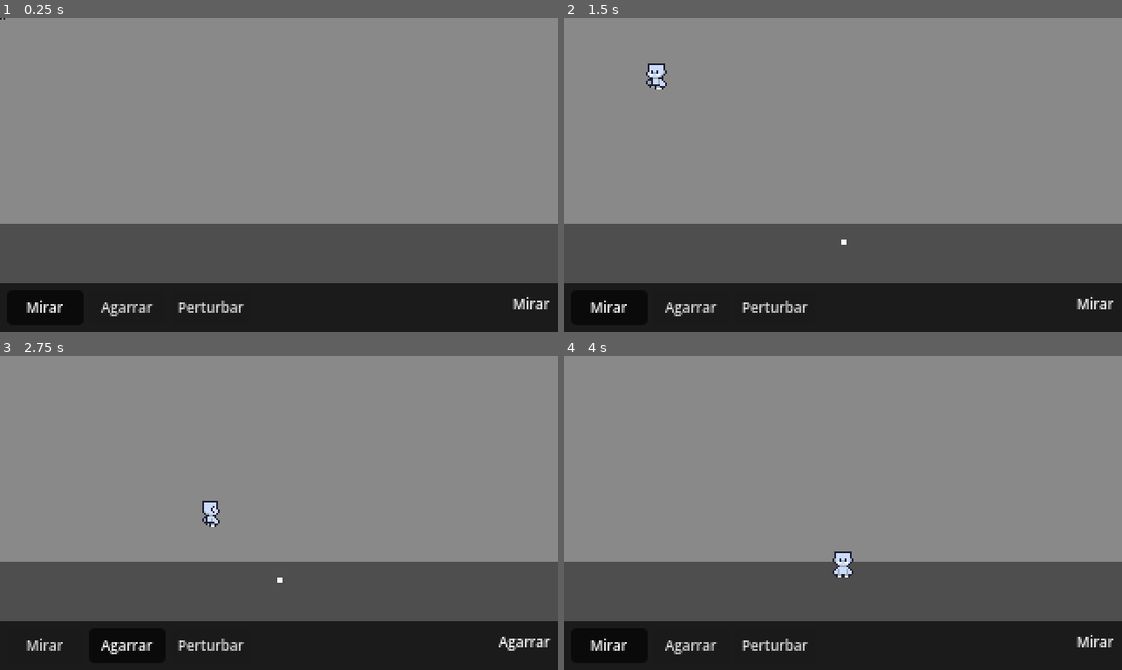
Above: before the commit, frames 1-4 (two rows, left to right).
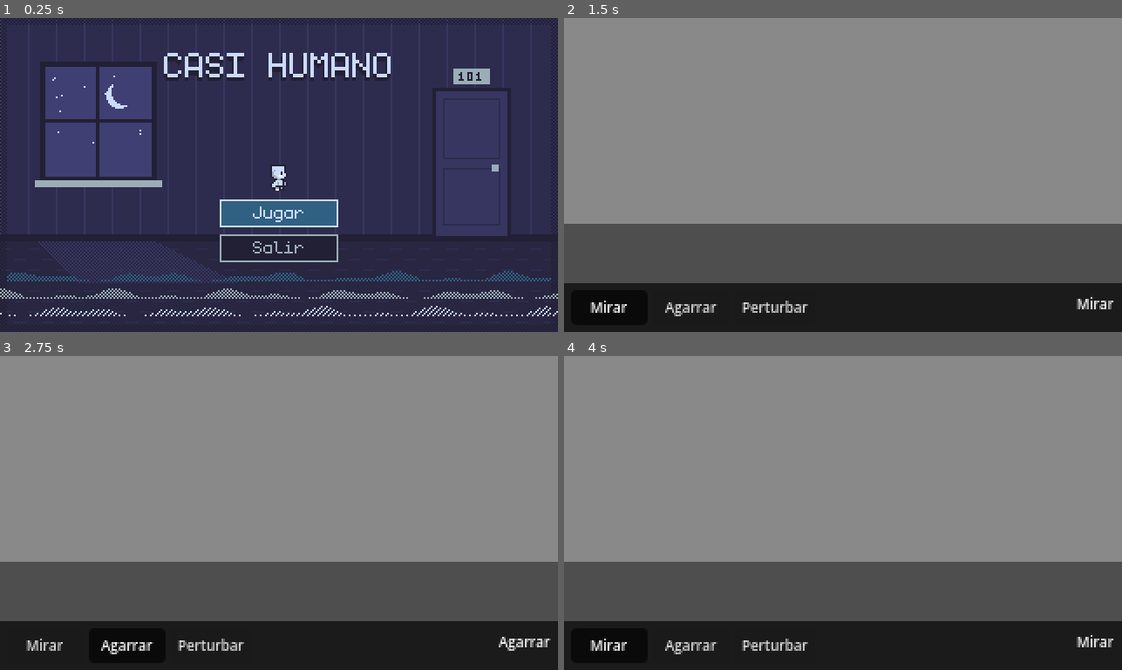
Above: after the commit, the same moments.

Repository: nicolemec/nuna
Game: Godot game, scene res://escenas/menu/menu_inicio.tscn
Two runs of this game, one before a commit and one after it. Both use one fixed random seed, a clock stepped at 60 frames per second and the inputs below. Before the commit the project starts from res://escenas/habitaciones/habitacion_101.tscn.
Inputs (mouse positions are in pixels of both pictures, inside the frame that each line leads up to):
- Up to frame 1 (0.25 s): no input
- Up to frame 2 (1.5 s): click (843, 212) at 0.5 s, where only the run after the commit has a clickable "Jugar"; click "Mirar" at 1.25 s
- Up to frame 3 (2.75 s): click "Agarrar" at 2 s
- Up to frame 4 (4 s): click "Perturbar" at 2.75 s; click "Mirar" at 3.5 s

The runs differ from the first frame. In frame 1, 98% of the frame differs, in the area x 0-100%, y 0-100%; in frame 2, 0.3%; in frame 3, 0.2%; in frame 4, 0.3%.

Commit message:
Agrego pantalla de inicio con fondo y fuente pixel

Diff:
--- /dev/null
+++ b/nuna/escenas/menu/menu_inicio.gd
@@ -0,0 +1,118 @@
+extends Control
+## Pantalla de inicio. Todo se arma por código, igual que la UI.
+## Fondo: arte/menu/fondo_menu.png (320x180). Se puede redibujar en Aseprite
+## con el mismo nombre y tamaño, y se actualiza solo.
+
+const ESCENA_JUEGO := "res://escenas/habitaciones/habitacion_101.tscn"
+const ESCENA_NUNA := "res://escenas/personajes/nuna.tscn"
+const RUTA_FONDO := "res://arte/menu/fondo_menu.png"
+const RUTA_FUENTE := "res://arte/fuentes/monogram-extended.ttf"
+const TITULO := "CASI HUMANO"
+
+# Colores tomados de la paleta de Nuna
+const COLOR_OSCURO := Color8(34, 32, 52)
+const COLOR_AZUL := Color8(48, 96, 130)
+const COLOR_GRIS := Color8(155, 173, 183)
+const COLOR_CLARO := Color8(203, 219, 252)
+
+# Monogram se ve nítida en múltiplos de 16
+const TAM_TITULO := 32
+const TAM_BOTON := 16
+
+
+func _ready() -> void:
+	set_anchors_preset(Control.PRESET_FULL_RECT)
+	theme = _crear_tema()
+
+	# Fondo
+	var fondo := TextureRect.new()
+	fondo.texture = load(RUTA_FONDO)
+	fondo.set_anchors_preset(Control.PRESET_FULL_RECT)
+	fondo.mouse_filter = Control.MOUSE_FILTER_IGNORE
+	add_child(fondo)
+
+	# Título con sombra
+	var titulo := Label.new()
+	titulo.text = TITULO
+	titulo.position = Vector2(0, 12)
+	titulo.size = Vector2(320, 30)
+	titulo.horizontal_alignment = HORIZONTAL_ALIGNMENT_CENTER
+	titulo.add_theme_font_size_override("font_size", TAM_TITULO)
+	titulo.add_theme_color_override("font_color", COLOR_CLARO)
+	titulo.add_theme_color_override("font_shadow_color", COLOR_OSCURO)
+	titulo.add_theme_constant_override("shadow_offset_x", 0)
+	titulo.add_theme_constant_override("shadow_offset_y", 2)
+	add_child(titulo)
+
+	# Nuna flotando en el centro
+	var nuna: Node2D = load(ESCENA_NUNA).instantiate()
+	nuna.position = Vector2(160, 98)
+	add_child(nuna)
+
+	# Botones
+	var botones := VBoxContainer.new()
+	botones.position = Vector2(126, 104)
+	botones.size = Vector2(68, 0)
+	botones.add_theme_constant_override("separation", 4)
+	add_child(botones)
+
+	var jugar := _crear_boton("Jugar", botones)
+	jugar.pressed.connect(_al_jugar)
+
+	# En la versión web, "Salir" no sirve: se oculta
+	if not OS.has_feature("web"):
+		var salir := _crear_boton("Salir", botones)
+		salir.pressed.connect(_al_salir)
+
+	jugar.grab_focus()  # así funciona también con teclado (Enter)
+
+
+func _crear_boton(texto: String, contenedor: Container) -> Button:
+	var b := Button.new()
+	b.text = texto
+	b.custom_minimum_size = Vector2(68, 16)
+	contenedor.add_child(b)
+	return b
+
+
+## Tema del menú: fuente pixel y botones con la paleta del juego.
+func _crear_tema() -> Theme:
+	var t := Theme.new()
+
+	if ResourceLoader.exists(RUTA_FUENTE):
+		var fuente: FontFile = load(RUTA_FUENTE)
+		fuente.antialiasing = TextServer.FONT_ANTIALIASING_NONE
+		fuente.hinting = TextServer.HINTING_NONE
+		fuente.subpixel_positioning = TextServer.SUBPIXEL_POSITIONING_DISABLED
+		t.default_font = fuente
+	else:
+		push_warning("No encontré la fuente: " + RUTA_FUENTE)
+	t.default_font_size = TAM_BOTON
+
+	t.set_stylebox("normal", "Button", _caja(COLOR_OSCURO, COLOR_GRIS))
+	t.set_stylebox("hover", "Button", _caja(COLOR_AZUL, COLOR_CLARO))
+	t.set_stylebox("focus", "Button", _caja(COLOR_AZUL, COLOR_CLARO))
+	t.set_stylebox("pressed", "Button", _caja(COLOR_CLARO, COLOR_CLARO))
+	t.set_color("font_color", "Button", COLOR_GRIS)
+	t.set_color("font_hover_color", "Button", COLOR_CLARO)
+	t.set_color("font_focus_color", "Button", COLOR_CLARO)
+	t.set_color("font_pressed_color", "Button", COLOR_OSCURO)
+	return t
+
+
+func _caja(relleno: Color, borde: Color) -> StyleBoxFlat:
+	var c := StyleBoxFlat.new()
+	c.bg_color = relleno
+	c.border_color = borde
+	c.set_border_width_all(1)
+	c.content_margin_top = 0
+	c.content_margin_bottom = 2
+	return c
+
+
+func _al_jugar() -> void:
+	get_tree().change_scene_to_file(ESCENA_JUEGO)
+
+
+func _al_salir() -> void:
+	get_tree().quit()
--- /dev/null
+++ b/nuna/escenas/menu/menu_inicio.tscn
@@ -0,0 +1,12 @@
+[gd_scene format=3 uid="uid://dhxqbevp83mq6"]
+
+[ext_resource type="Script" uid="uid://blwcdyouqj0at" path="res://escenas/menu/menu_inicio.gd" id="1_menu"]
+
+[node name="MenuInicio" type="Control" unique_id=1101113746]
+layout_mode = 3
+anchors_preset = 15
+anchor_right = 1.0
+anchor_bottom = 1.0
+grow_horizontal = 2
+grow_vertical = 2
+script = ExtResource("1_menu")
--- a/nuna/project.godot
+++ b/nuna/project.godot
@@ -11,7 +11,7 @@
 [application]
 
 config/name="nuna"
-run/main_scene="uid://c2dpfcsa8weeo"
+run/main_scene="uid://dhxqbevp83mq6"
 config/features=PackedStringArray("4.7", "GL Compatibility")
 config/icon="uid://d3gij45olflq7"
 
Binary file added: nuna/arte/fuentes/monogram-extended.ttf
Not shown, added: nuna/arte/fuentes/monogram-extended.ttf.import
Binary file added: nuna/arte/menu/fondo_menu.png
Not shown, added: nuna/arte/menu/fondo_menu.png.import
Not shown, added: nuna/escenas/menu/menu_inicio.gd.uid
